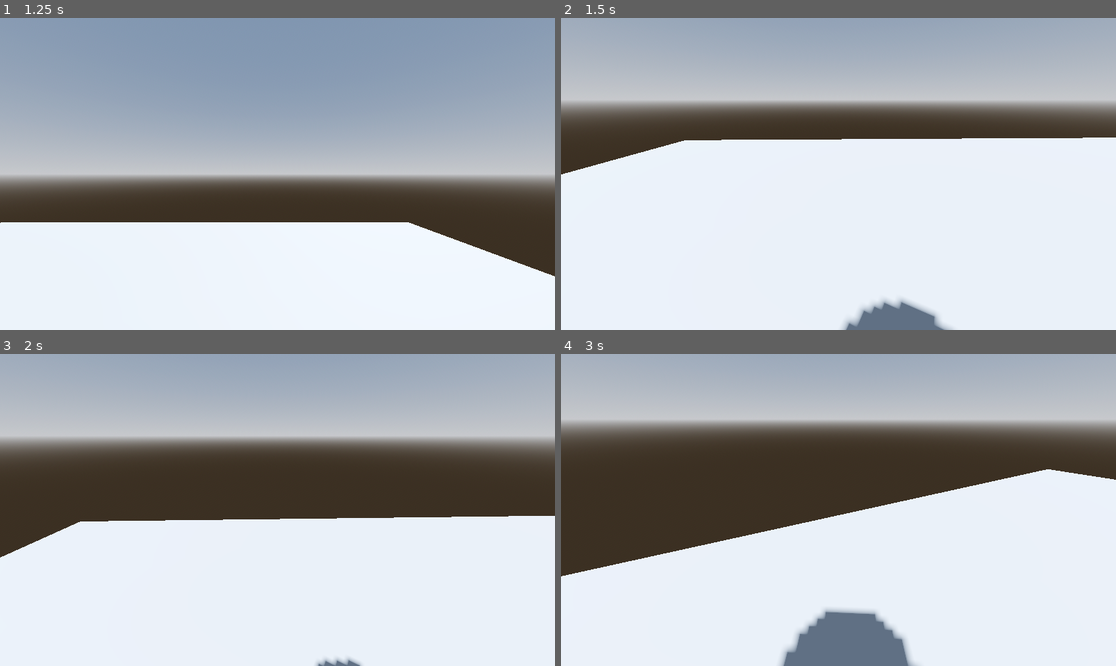
Above: before the commit, frames 1-4 (two rows, left to right).
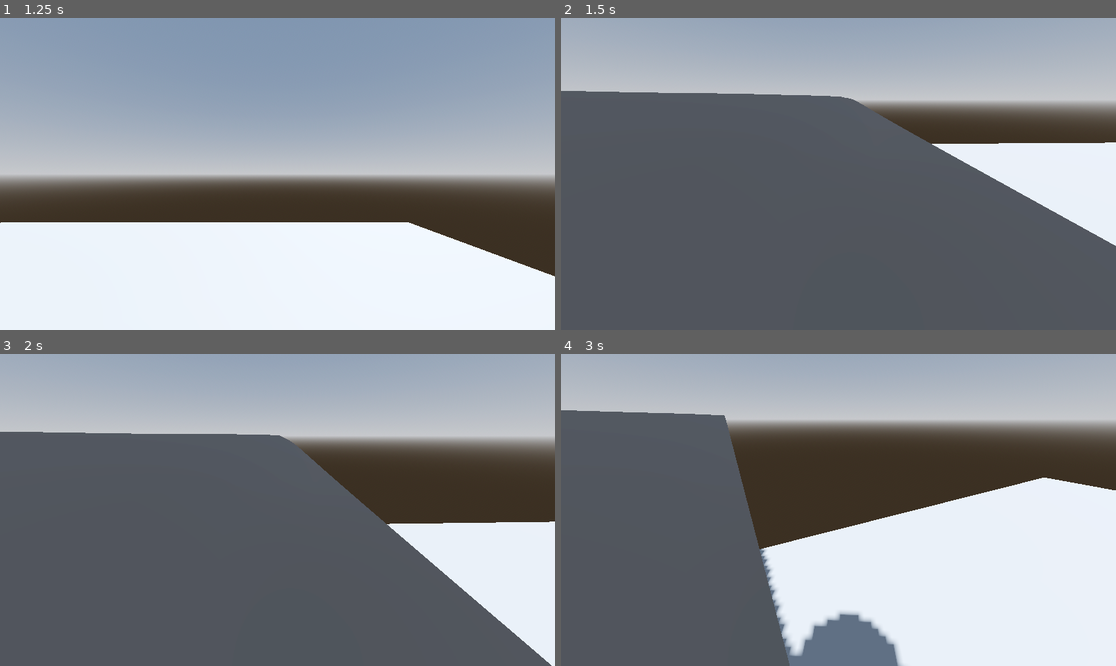
Above: after the commit, the same moments.

Repository: larkben/Ergollamas-Alphpacas
Game: Godot game, scene res://3DLevel.tscn
Two runs of this game, one before a commit and one after it. Both use one fixed random seed, a clock stepped at 60 frames per second and the inputs below.
Inputs (mouse positions are in pixels of both pictures, inside the frame that each line leads up to):
- Up to frame 1 (1.25 s): tap Enter (ui_accept) at 0.5, 0.77 s; move the mouse to (399, 158) at 0.52 s; hold D (right) from 0.53 s (still down); click (399, 158) at 0.67 s
- Up to frame 2 (1.5 s): move the mouse to (810, 174) at 1.27 s; release D (right) at 1.28 s; hold W (forward) from 1.28 s (still down)
- Up to frame 3 (2 s): keep holding W (forward); tap Enter (ui_accept) at 1.52 s
- Up to frame 4 (3 s): keep holding W (forward); move the mouse to (849, 503) at 2.02 s; move the mouse to (832, 516) at 2.77 s

Frame 1 is identical in both runs. In frame 2, 64% of the frame differs, in the area x 0-100%, y 23-100%; in frame 3, 56%; in frame 4, 32%.

Commit message:
Made Big Random Terrain lol

Diff:
--- a/ErgoLlamas/3DLevel.tscn
+++ b/ErgoLlamas/3DLevel.tscn
@@ -1,5 +1,6 @@
-[gd_scene load_steps=9 format=3 uid="uid://d7ocjdgjl4ot"]
+[gd_scene load_steps=10 format=3 uid="uid://d7ocjdgjl4ot"]
 
+[ext_resource type="Script" path="res://TerrainGenerator.gd" id="1_icfoo"]
 [ext_resource type="Script" path="res://Player.gd" id="1_l5hko"]
 
 [sub_resource type="ProceduralSkyMaterial" id="ProceduralSkyMaterial_p4ov5"]
@@ -37,6 +38,7 @@
 
 [node name="MeshInstance3D" type="MeshInstance3D" parent="."]
 mesh = SubResource("PlaneMesh_73ku5")
+script = ExtResource("1_icfoo")
 
 [node name="StaticBody3D" type="StaticBody3D" parent="MeshInstance3D"]
 
--- /dev/null
+++ b/ErgoLlamas/TerrainGenerator.gd
@@ -0,0 +1,53 @@
+extends Node
+
+var terrainSize = 100
+var terrainResolution = 256
+var terrainScale = 10.0
+var terrainHeight = 10.0
+
+func _ready():
+	generateTerrain()
+
+func generateTerrain():
+	var noise = FastNoiseLite.new()
+	noise.seed = randi()
+
+	var surfaceTool = SurfaceTool.new()
+	surfaceTool.begin(Mesh.PRIMITIVE_TRIANGLES)
+	generateTerrainVertices(surfaceTool, noise)
+	generateTerrainIndices(surfaceTool)
+	var terrainMesh = surfaceTool.commit()
+
+	var terrainInstance = MeshInstance3D.new()
+	terrainInstance.mesh = terrainMesh
+
+	var staticBody = StaticBody3D.new()
+	var collisionShape = CollisionShape3D.new()
+	collisionShape.shape = terrainMesh.create_trimesh_shape()
+
+	staticBody.add_child(terrainInstance)
+	staticBody.add_child(collisionShape)
+
+	add_child(staticBody)
+
+func generateTerrainVertices(surfaceTool, noise):
+	for x in range(terrainResolution):
+		for z in range(terrainResolution):
+			var height = noise.get_noise_2d(x / terrainScale, z / terrainScale) * terrainHeight
+			surfaceTool.add_vertex(Vector3(x, height, z))
+
+func generateTerrainIndices(surfaceTool):
+	for x in range(terrainResolution - 1):
+		for z in range(terrainResolution - 1):
+			var topLeft = z + x * terrainResolution
+			var topRight = z + (x + 1) * terrainResolution
+			var bottomLeft = (z + 1) + x * terrainResolution
+			var bottomRight = (z + 1) + (x + 1) * terrainResolution
+
+			surfaceTool.add_index(topLeft)
+			surfaceTool.add_index(topRight)
+			surfaceTool.add_index(bottomLeft)
+
+			surfaceTool.add_index(topRight)
+			surfaceTool.add_index(bottomRight)
+			surfaceTool.add_index(bottomLeft)
